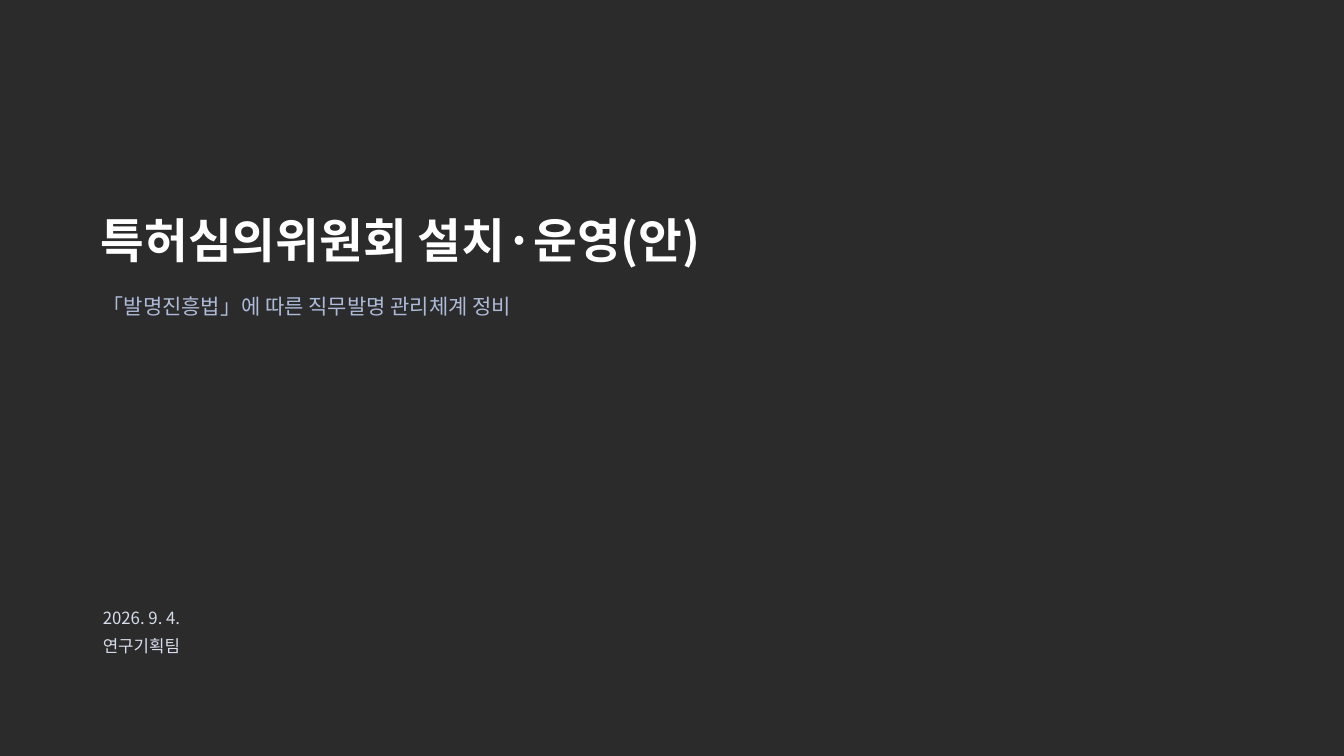
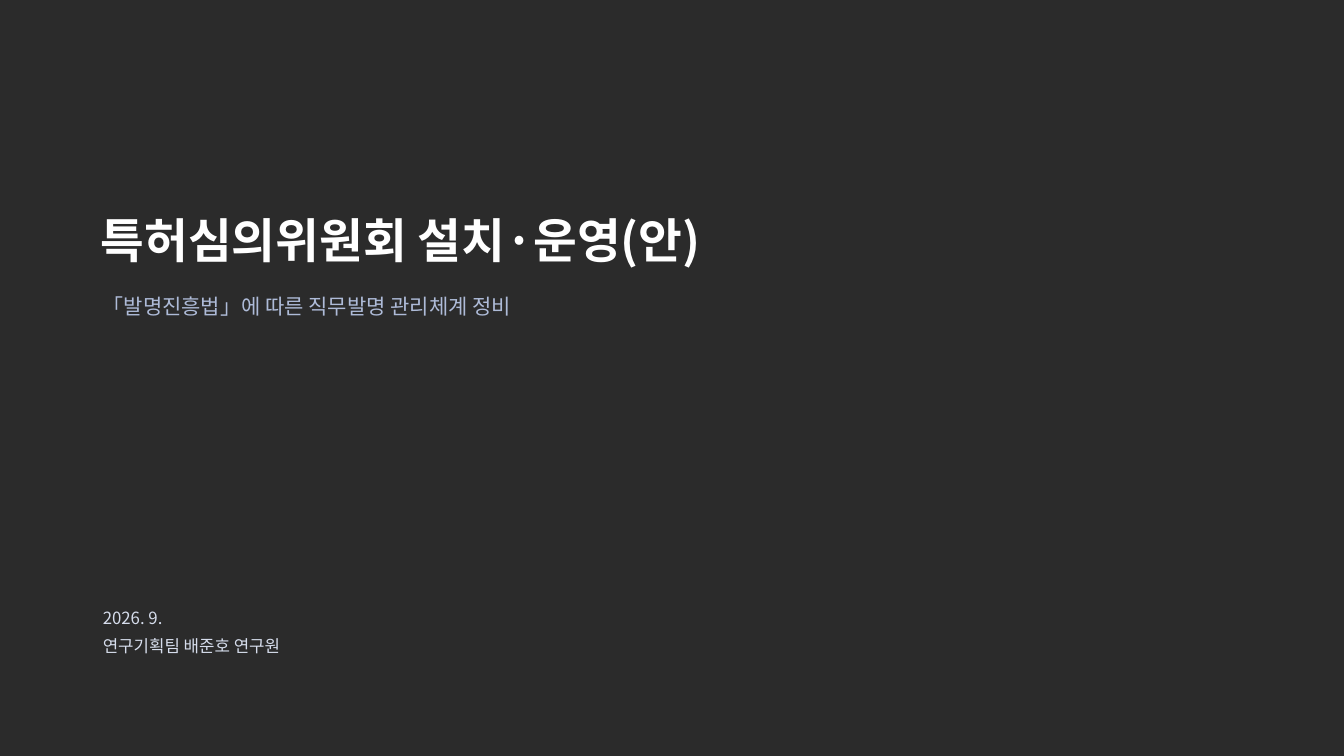
Before and after one commit to yellowCornSalad/chamyeoyul, a slide deck: slide 1 of docs/patent-committee/특허심의위원회_설치운영안_보고.pptx. Drawn at 1344x756 pixels with LibreOffice and Linux fonts; fonts in the diff are those of the drawing; background and template pictures are left out; a plain dark background stands for a picture behind light text. Boxes give left, top, right and bottom in pixels: in the first picture for what was removed or moved away, otherwise in the second. Text is boxed around its words. In the diff, an @@ line names an element or a change of style, - is before the commit and + after.

```diff
--- a/docs/patent-committee/특허심의위원회_설치운영안_보고.pptx
+++ b/docs/patent-committee/특허심의위원회_설치운영안_보고.pptx
@@ text at box(103, 611, 280, 654): text changed @@
-2026. 9. 4.
-연구기획팀
+2026. 9.
+연구기획팀 배준호 연구원
```
Also in this commit, not shown: 1 other slide changed, 1 other file.
